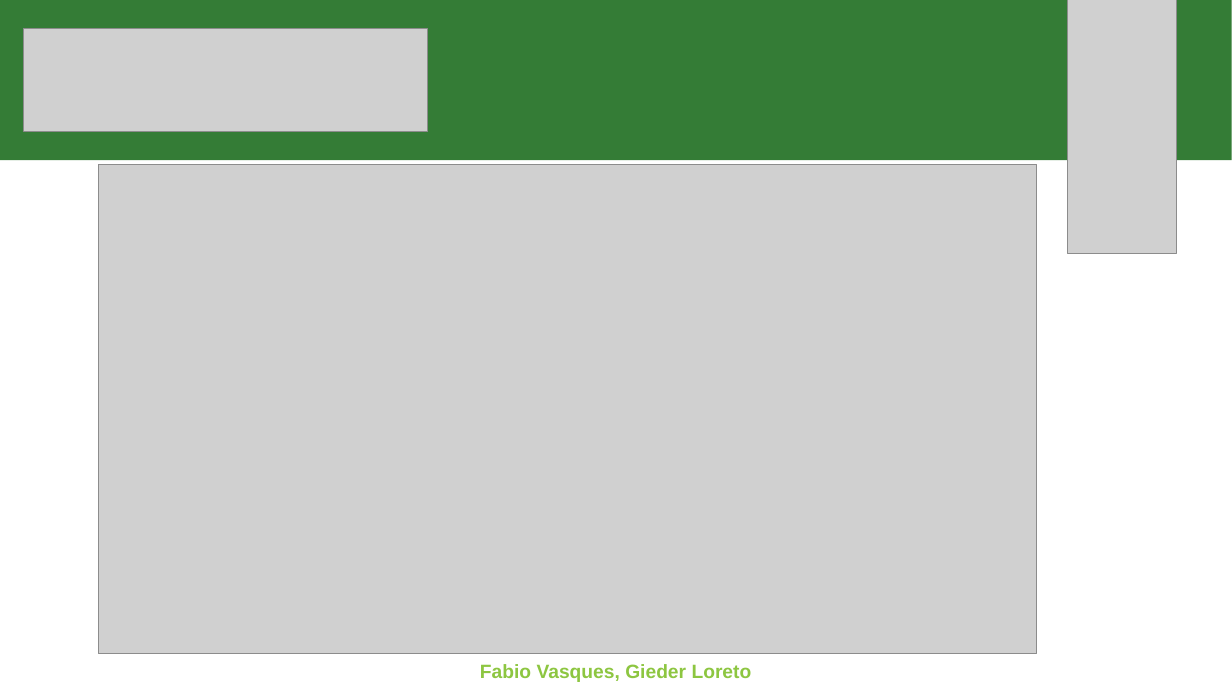
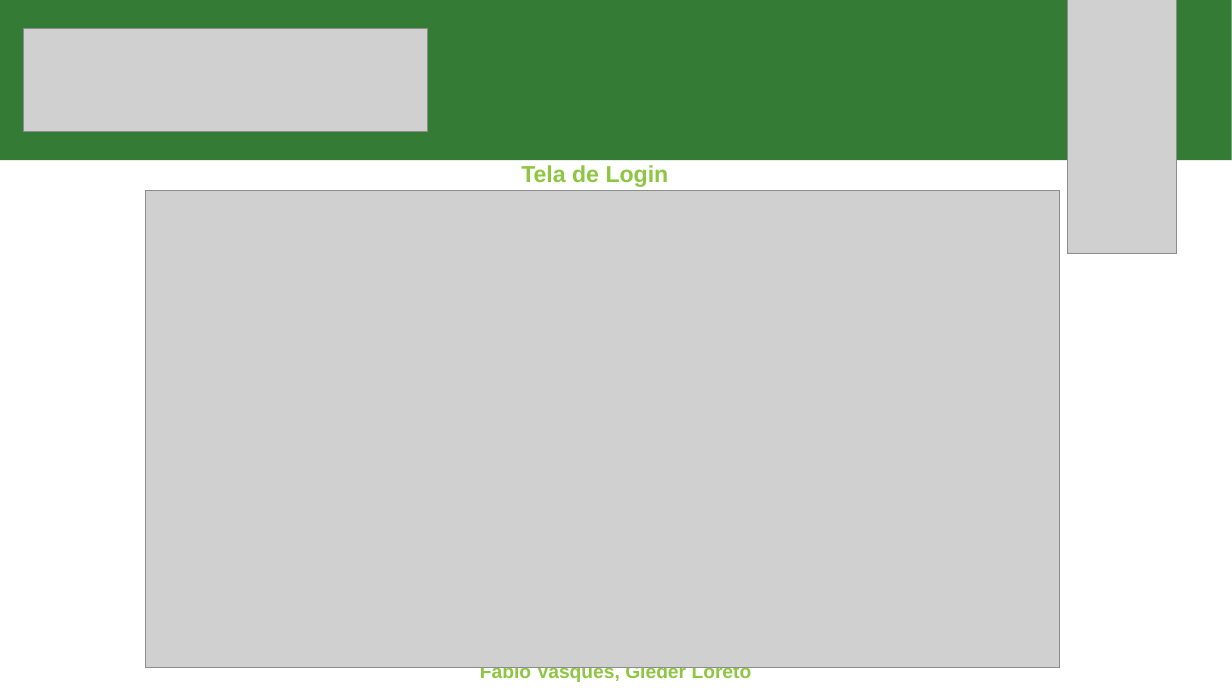
Before and after one commit to fabioportovasques/projeto-sus, a slide deck: slide 3 of terceira entrega/terceira entrega.pptx. Drawn at 1232x693 pixels with LibreOffice and Linux fonts; fonts in the diff are those of the drawing; grey boxes stand for pictures. Boxes give left, top, right and bottom in pixels: in the first picture for what was removed or moved away, otherwise in the second. Text is boxed around its words. In the diff, an @@ line names an element or a change of style, - is before the commit and + after.

```diff
--- a/terceira entrega/terceira entrega.pptx
+++ b/terceira entrega/terceira entrega.pptx
@@ text added at <box>521,165,669,187</box>, 18 pt, text #8DC641, bold @@
+Tela de Login
@@ picture: place and size @@
-picture at <box>98,165,1037,654</box>
+picture at <box>145,190,1060,667</box>
```
Also in this commit, not shown: 5 other slides changed, 2 other files.
